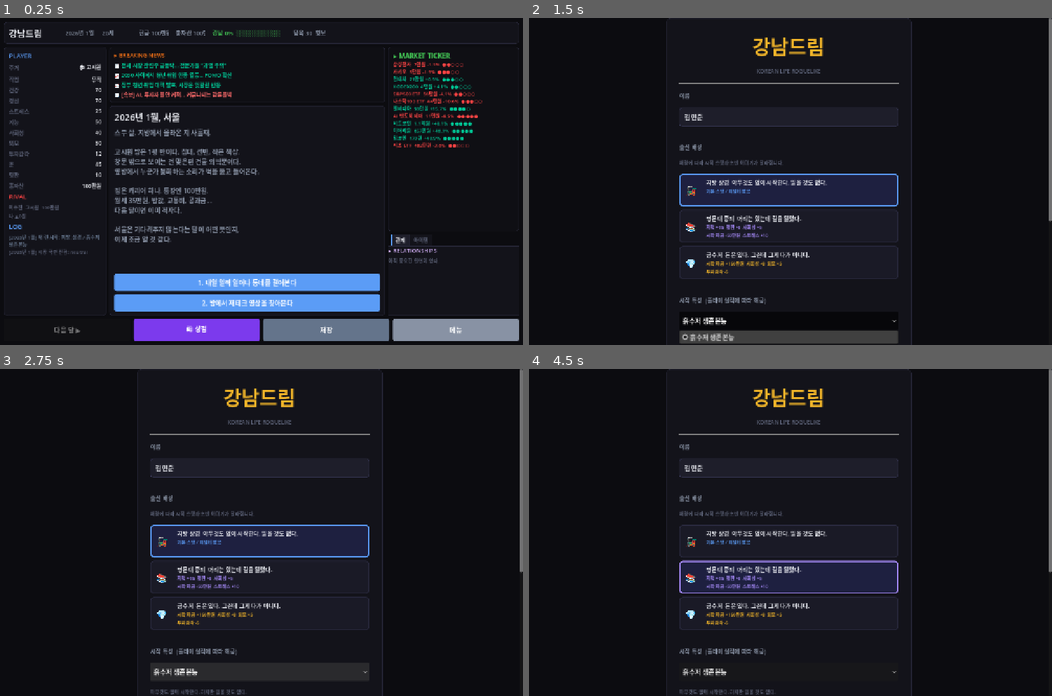
Above: before the commit, frames 1-4 (two rows, left to right).
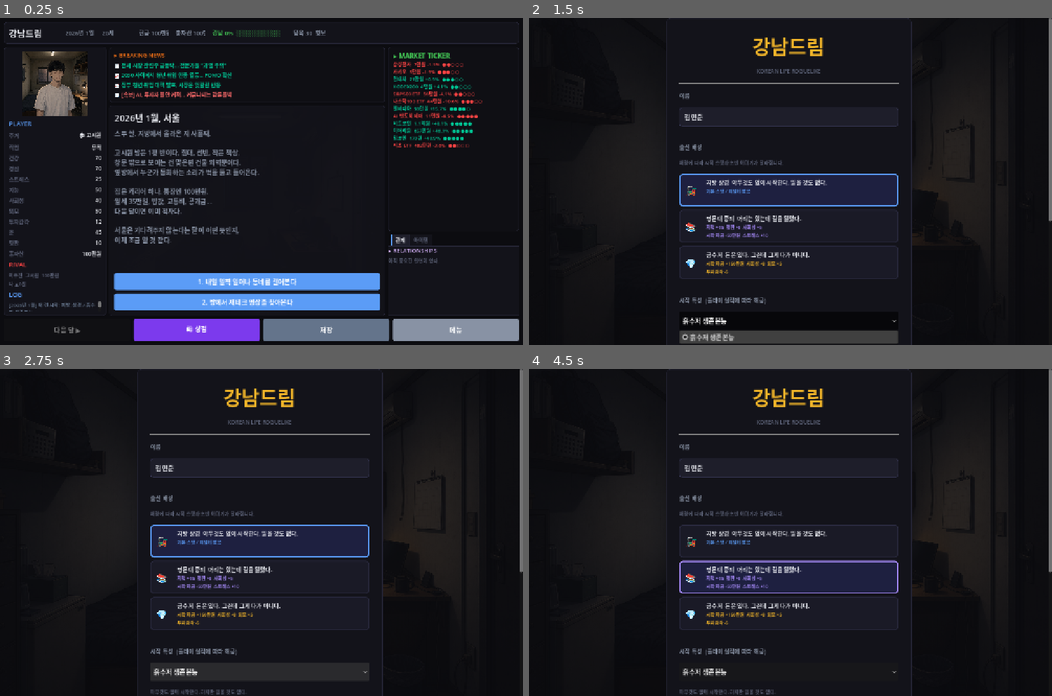
Above: after the commit, the same moments.

Repository: junheeleee/GangnamDream
Game: Godot game, scene res://scenes/MainGame.tscn
Same seed, same stepped clock (60 frames per second), same inputs: the game is played once before the commit and once after it. This scene is started directly instead of the project's main scene.
Inputs (mouse positions are in pixels of both pictures, inside the frame that each line leads up to):
- Up to frame 1 (0.25 s): no input
- Up to frame 2 (1.5 s): click "메뉴" at 0.5 s; click "흙수저 생존본능" at 1.25 s
- Up to frame 3 (2.75 s): click "흙수저 생존본능" at 2 s
- Up to frame 4 (4.5 s): click "흙수저 생존본능" at 2.75 s; click (790, 542) at 3.52 s; click (790, 578) at 4.27 s

The runs differ from the first frame. In frame 1, 6.7% of the frame differs, in the area x 1-73%, y 10-91%; in frame 2, 0.8%; in frame 3, 0.8%; in frame 4, 0.8%.

Commit message:
feat: connect art assets — character portrait + housing-aware event bg + start menu bg

Diff:
--- a/scenes/MainGame.gd
+++ b/scenes/MainGame.gd
@@ -22,6 +22,16 @@
 var next_button: Button
 var shop_button: Button
 var _toast_container: VBoxContainer
+var event_bg: TextureRect
+var character_portrait: TextureRect
+
+const BG_PATHS = {
+	"gosiwon":   "res://assets/backgrounds/goshiwon_room.png",
+	"oneroom":   "res://assets/backgrounds/oneroom_apartment.png",
+	"apartment": "res://assets/backgrounds/gangnam_apartment.png",
+}
+const BG_DEFAULT = "res://assets/backgrounds/seoul_rainy_street.png"
+const PORTRAIT_NEUTRAL = "res://assets/characters/main_character_neutral_goshiwon.png"
 
 var current_event: Dictionary = {}
 var prev_prices: Dictionary = {}
@@ -118,6 +128,17 @@
 	var box = VBoxContainer.new()
 	box.add_theme_constant_override("separation", 6)
 	panel.add_child(box)
+	# ── 캐릭터 초상화 ──
+	character_portrait = TextureRect.new()
+	character_portrait.custom_minimum_size = Vector2(0, 160)
+	character_portrait.size_flags_horizontal = Control.SIZE_EXPAND_FILL
+	character_portrait.stretch_mode = TextureRect.STRETCH_KEEP_ASPECT_CENTERED
+	character_portrait.expand_mode = TextureRect.EXPAND_FIT_WIDTH_PROPORTIONAL
+	var portrait_tex = load(PORTRAIT_NEUTRAL)
+	if portrait_tex:
+		character_portrait.texture = portrait_tex
+	box.add_child(character_portrait)
+
 	box.add_child(_label("PLAYER", 15, "#5b9cf6"))
 	for key in ["housing", "job", "health", "mental", "stress", "intelligence", "social_skill", "appearance", "investment_skill", "luck", "reputation", "asset"]:
 		var row = HBoxContainer.new()
@@ -162,12 +183,49 @@
 	news_box.add_theme_constant_override("separation", 4)
 	news_panel.add_child(news_box)
 
-	var event_panel = _panel("#13131a", "#252535")
-	event_panel.size_flags_vertical = Control.SIZE_EXPAND_FILL
-	center.add_child(event_panel)
+	# ── 이벤트 패널 (레이어드: 배경 이미지 + 어두운 오버레이 + 콘텐츠) ──
+	var event_area = Control.new()
+	event_area.size_flags_horizontal = Control.SIZE_EXPAND_FILL
+	event_area.size_flags_vertical = Control.SIZE_EXPAND_FILL
+	center.add_child(event_area)
+
+	event_bg = TextureRect.new()
+	event_bg.set_anchors_preset(Control.PRESET_FULL_RECT)
+	event_bg.stretch_mode = TextureRect.STRETCH_SCALE
+	event_bg.expand_mode = TextureRect.EXPAND_IGNORE_SIZE
+	event_bg.modulate = Color(1, 1, 1, 0.13)
+	event_bg.mouse_filter = Control.MOUSE_FILTER_IGNORE
+	event_area.add_child(event_bg)
+
+	var dark_overlay = ColorRect.new()
+	dark_overlay.set_anchors_preset(Control.PRESET_FULL_RECT)
+	dark_overlay.color = Color("#13131a")
+	dark_overlay.self_modulate = Color(1, 1, 1, 0.86)
+	dark_overlay.mouse_filter = Control.MOUSE_FILTER_IGNORE
+	event_area.add_child(dark_overlay)
+
+	var border_panel = Panel.new()
+	border_panel.set_anchors_preset(Control.PRESET_FULL_RECT)
+	border_panel.mouse_filter = Control.MOUSE_FILTER_IGNORE
+	var border_style = StyleBoxFlat.new()
+	border_style.bg_color = Color(0, 0, 0, 0)
+	border_style.border_color = Color("#252535")
+	border_style.set_border_width_all(1)
+	border_style.set_corner_radius_all(4)
+	border_panel.add_theme_stylebox_override("panel", border_style)
+	event_area.add_child(border_panel)
+
+	var event_margin = MarginContainer.new()
+	event_margin.set_anchors_preset(Control.PRESET_FULL_RECT)
+	event_margin.add_theme_constant_override("margin_left", 12)
+	event_margin.add_theme_constant_override("margin_right", 12)
+	event_margin.add_theme_constant_override("margin_top", 12)
+	event_margin.add_theme_constant_override("margin_bottom", 12)
+	event_area.add_child(event_margin)
+
 	var event_layout = VBoxContainer.new()
 	event_layout.add_theme_constant_override("separation", 10)
-	event_panel.add_child(event_layout)
+	event_margin.add_child(event_layout)
 	event_title = _label("이벤트 대기 중", 22, "#e8eaf0")
 	event_layout.add_child(event_title)
 	event_body = RichTextLabel.new()
@@ -488,6 +546,9 @@
 	stat_labels["asset"].text = GameState.format_money(GameState.get_total_asset_value())
 	var h = GameState.get_housing_info()
 	stat_labels["housing"].text = "%s %s" % [h.get("emoji",""), h.get("name","")]
+
+	# 배경 이미지 업데이트
+	_update_event_bg()
 
 	# 라이벌 표시
 	if rival_label:
@@ -1500,6 +1561,14 @@
 		return {"emoji": "😰", "title": "위기 상황", "msg": "재정과 체력 모두 위험합니다. 전략을 바꾸세요.", "color": "#ff4444"}
 
 # ── 다음 달 조언 ─────────────────────────────────────
+func _update_event_bg():
+	if not event_bg:
+		return
+	var bg_path = BG_PATHS.get(GameState.housing, BG_DEFAULT)
+	var tex = load(bg_path)
+	if tex:
+		event_bg.texture = tex
+
 func _get_month_advice() -> String:
 	if GameState.health <= 40:
 		return "⚠ 건강 %d — 위험합니다. 다음 달 [운동]을 반드시 선택하세요. 건강이 0이 되면 '과로 엔딩'으로 종료됩니다." % GameState.health
--- a/scenes/StartMenu.gd
+++ b/scenes/StartMenu.gd
@@ -47,6 +47,18 @@
 	bg.mouse_filter = Control.MOUSE_FILTER_IGNORE
 	bg.set_anchors_preset(Control.PRESET_FULL_RECT)
 	add_child(bg)
+
+	# 배경 분위기 이미지 (고시원 - 시작 화면 분위기)
+	var scene_bg = TextureRect.new()
+	scene_bg.set_anchors_preset(Control.PRESET_FULL_RECT)
+	scene_bg.stretch_mode = TextureRect.STRETCH_SCALE
+	scene_bg.expand_mode = TextureRect.EXPAND_IGNORE_SIZE
+	scene_bg.modulate = Color(1, 1, 1, 0.18)
+	scene_bg.mouse_filter = Control.MOUSE_FILTER_IGNORE
+	var bg_tex = load("res://assets/backgrounds/goshiwon_room.png")
+	if bg_tex:
+		scene_bg.texture = bg_tex
+	add_child(scene_bg)
 
 	var scroll = ScrollContainer.new()
 	scroll.set_anchors_preset(Control.PRESET_FULL_RECT)
